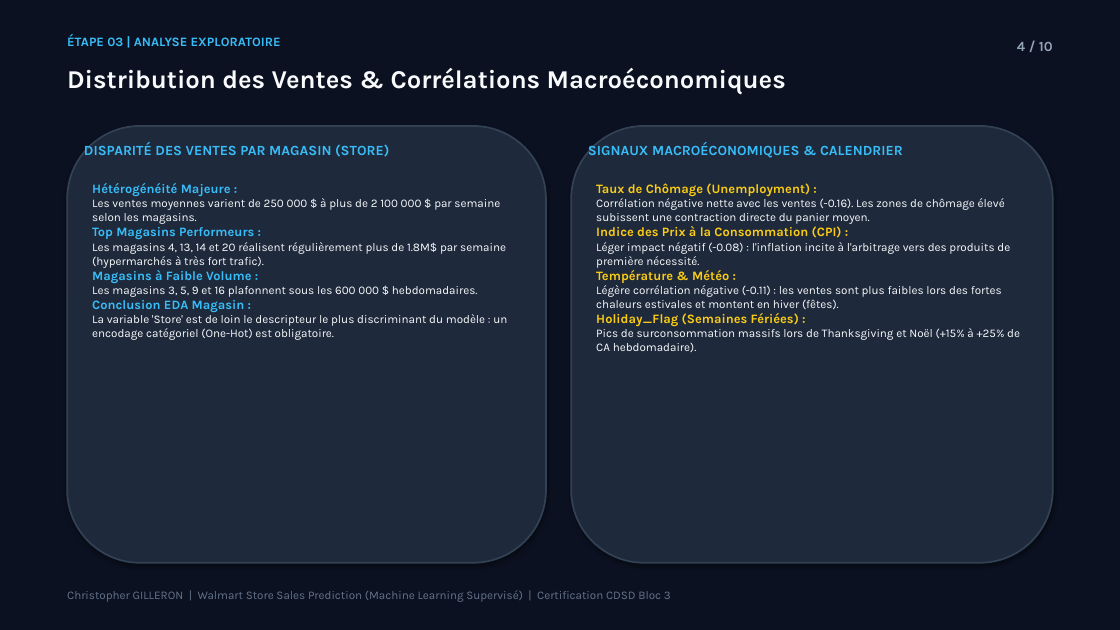
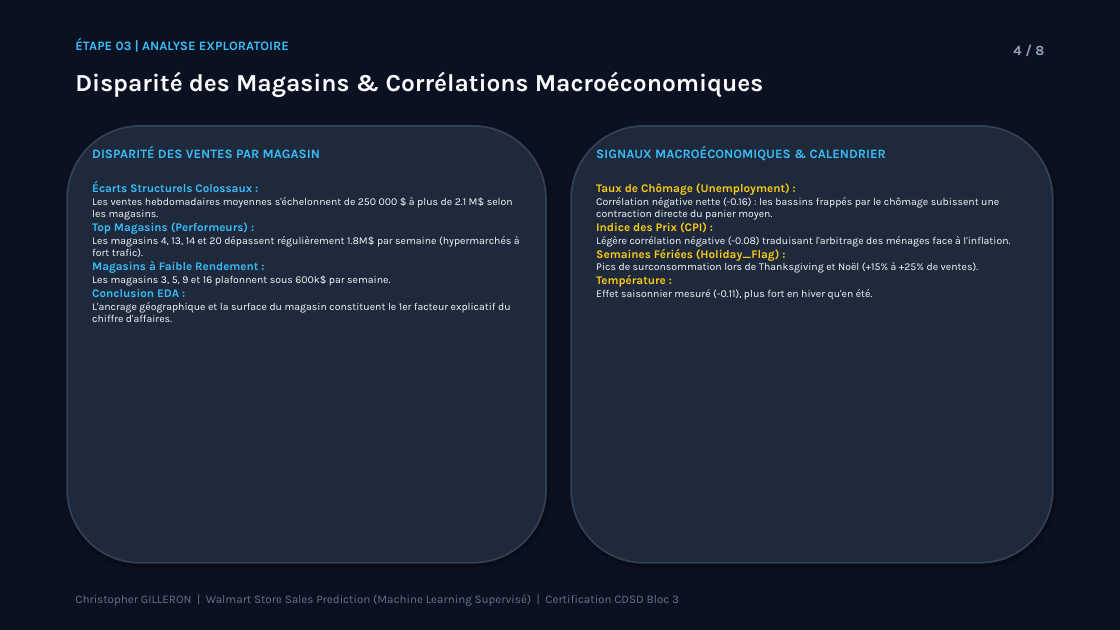
Before and after one commit to Elkristobal59/CERTIFICATION_CDSD, a slide deck: slide 4 of Bloc_3_Machine_Learning/Walmart/Walmart_presentation.pptx. Drawn at 1120x630 pixels with LibreOffice and Linux fonts; fonts in the diff are those of the drawing. Boxes give left, top, right and bottom in pixels: in the first picture for what was removed or moved away, otherwise in the second. Text is boxed around its words. In the diff, an @@ line names an element or a change of style, - is before the commit and + after.

Commit message:
feat(certif): calibrage strict a 8 slides max (format oral 5 min) pour Steam, Walmart et North Face

```diff
--- a/Bloc_3_Machine_Learning/Walmart/Walmart_presentation.pptx
+++ b/Bloc_3_Machine_Learning/Walmart/Walmart_presentation.pptx
@@ text "ÉTAPE 03 | ANALYSE EXPLORATOIRE": place and size @@
-text "ÉTAPE 03 | ANALYSE EXPLORATOIRE" at bbox=[67, 34, 281, 46]
+text "ÉTAPE 03 | ANALYSE EXPLORATOIRE" at bbox=[75, 38, 289, 50]
@@ text at bbox=[1013, 46, 1044, 55]: text changed @@
-4 / 10
+4 / 8
@@ text at bbox=[75, 72, 764, 97]: text changed; size 22 to 21 pt @@
-Distribution des Ventes & Corrélations Macroéconomiques
+Disparité des Magasins & Corrélations Macroéconomiques
@@ text at bbox=[92, 146, 320, 158]: text changed; size 12 to 11 pt @@
-DISPARITÉ DES VENTES PAR MAGASIN (STORE)
+DISPARITÉ DES VENTES PAR MAGASIN
@@ text "SIGNAUX MACROÉCONOMIQUES & CALENDRIER" at bbox=[596, 146, 886, 161]: size 12 to 11 pt @@
@@ text at bbox=[92, 181, 520, 322]: text changed; size 10 to 9 pt @@
-Hétérogénéité Majeure :
-Les ventes moyennes varient de 250 000 $ à plus de 2 100 000 $ par semaine selon les magasins.
-Top Magasins Performeurs :
-Les magasins 4, 13, 14 et 20 réalisent régulièrement plus de 1.8M$ par semaine (hypermarchés à très fort trafic).
-Magasins à Faible Volume :
-Les magasins 3, 5, 9 et 16 plafonnent sous les 600 000 $ hebdomadaires.
-Conclusion EDA Magasin :
-La variable 'Store' est de loin le descripteur le plus discriminant du modèle : un encodage catégoriel (One-Hot) est obligatoire.
+Écarts Structurels Colossaux :
+Les ventes hebdomadaires moyennes s'échelonnent de 250 000 $ à plus de 2.1 M$ selon les magasins.
+Top Magasins (Performeurs) :
+Les magasins 4, 13, 14 et 20 dépassent régulièrement 1.8M$ par semaine (hypermarchés à fort trafic).
+Magasins à Faible Rendement :
+Les magasins 3, 5, 9 et 16 plafonnent sous 600k$ par semaine.
+Conclusion EDA :
+L'ancrage géographique et la surface du magasin constituent le 1er facteur explicatif du chiffre d'affaires.
@@ text at bbox=[596, 197, 1010, 300]: text changed; size 10 to 9 pt @@
-Corrélation négative nette avec les ventes (-0.16). Les zones de chômage élevé subissent une contraction directe du panier moyen.
-Indice des Prix à la Consommation (CPI) :
-Léger impact négatif (-0.08) : l'inflation incite à l'arbitrage vers des produits de première nécessité.
-Température & Météo :
-Légère corrélation négative (-0.11) : les ventes sont plus faibles lors des fortes chaleurs estivales et montent en hiver (fêtes).
-Holiday_Flag (Semaines Fériées) :
-Pics de surconsommation massifs lors de Thanksgiving et Noël (+15% à +25% de CA hebdomadaire).
+Corrélation négative nette (-0.16) : les bassins frappés par le chômage subissent une contraction directe du panier moyen.
+Indice des Prix (CPI) :
+Légère corrélation négative (-0.08) traduisant l'arbitrage des ménages face à l'inflation.
+Semaines Fériées (Holiday_Flag) :
+Pics de surconsommation lors de Thanksgiving et Noël (+15% à +25% de ventes).
+Température :
+Effet saisonnier mesuré (-0.11), plus fort en hiver qu'en été.
@@ text at bbox=[596, 183, 790, 195]: size 11 to 10 pt in "Taux de Chômage (Unemployment) :" @@
@@ text "Christopher GILLERON | Walmart Store ...": place and size @@
-text "Christopher GILLERON | Walmart Store ..." at bbox=[67, 590, 671, 602]
+text "Christopher GILLERON | Walmart Store ..." at bbox=[75, 594, 679, 606]
```
Also in this commit, not shown: 4 other slides changed, 3 slides added, 5 slides removed, 2 other files.
